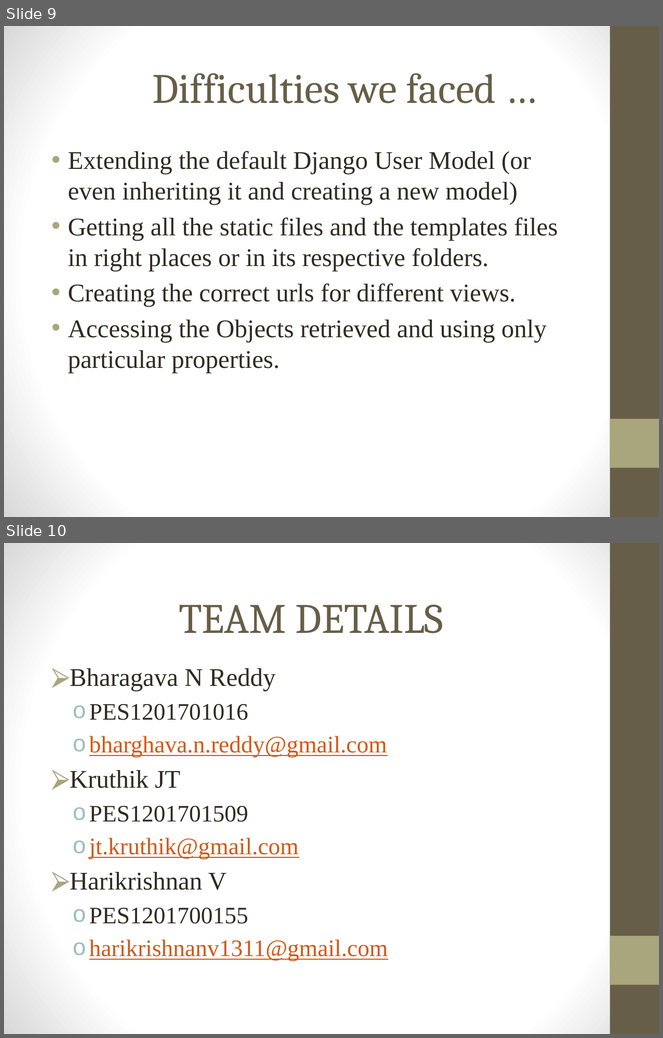
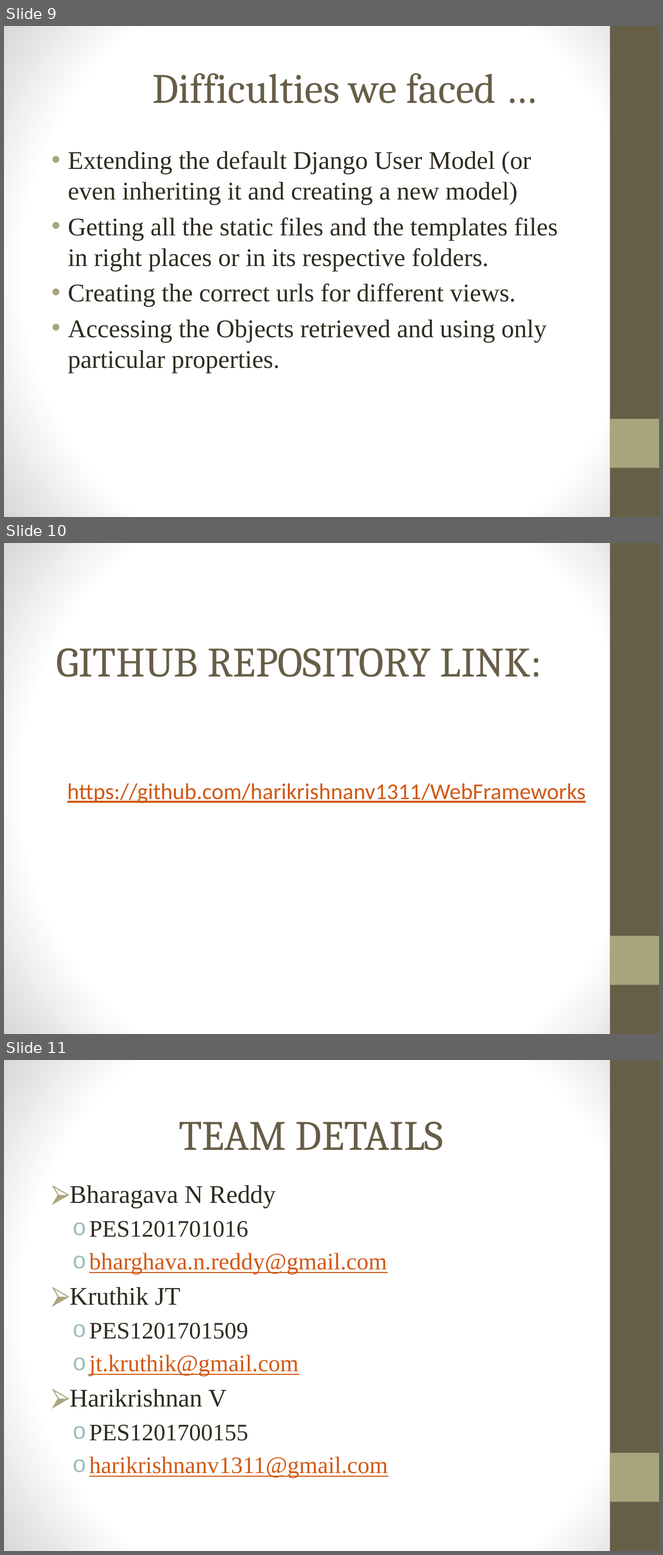
Before and after one commit to harikrishnanv1311/WebFrameworks, a slide deck: WebFrameworks.pptx. Shown one above the other, each under a label of ours: slides 9 and 10 before the commit, slides 9, 10 and 11 after it. The pictures are 663x1038 and 663x1555 pixels, drawn with LibreOffice and Linux fonts; fonts in the diff are those of the drawing; background and template pictures are left out. Boxes give left, top, right and bottom in pixels: in the first picture for what was removed or moved away, otherwise in the second. Text is boxed around its words. In the diff, an @@ line names an element or a change of style, - is before the commit and + after.

```diff
--- a/WebFrameworks.pptx
+++ b/WebFrameworks.pptx
@@ slide 10 added at (4, 543, 659, 1034), background gradient #FFFFFF to #D8D8D8; not listed: 2 template elements that a slide beside it also shows @@
@@ title added at (56, 648, 542, 677), 46 pt, text #675E47 @@
+GITHUB REPOSITORY LINK:
@@ text added at (67, 783, 586, 804), 25 pt, text #D25814, underline @@
+https://github.com/harikrishnanv1311/WebFrameworks
@@ what was slide 10 is now slide 11 @@
```
